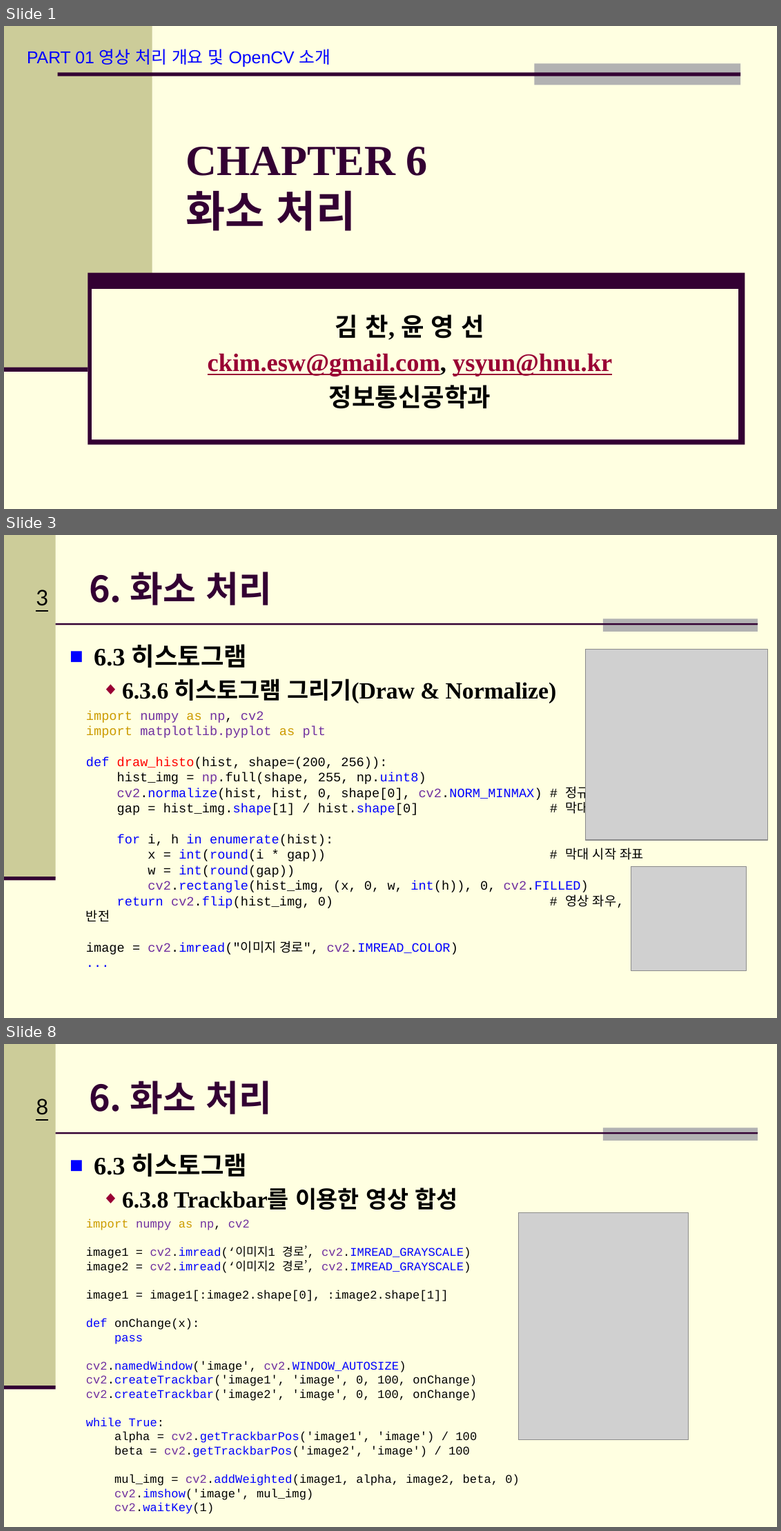
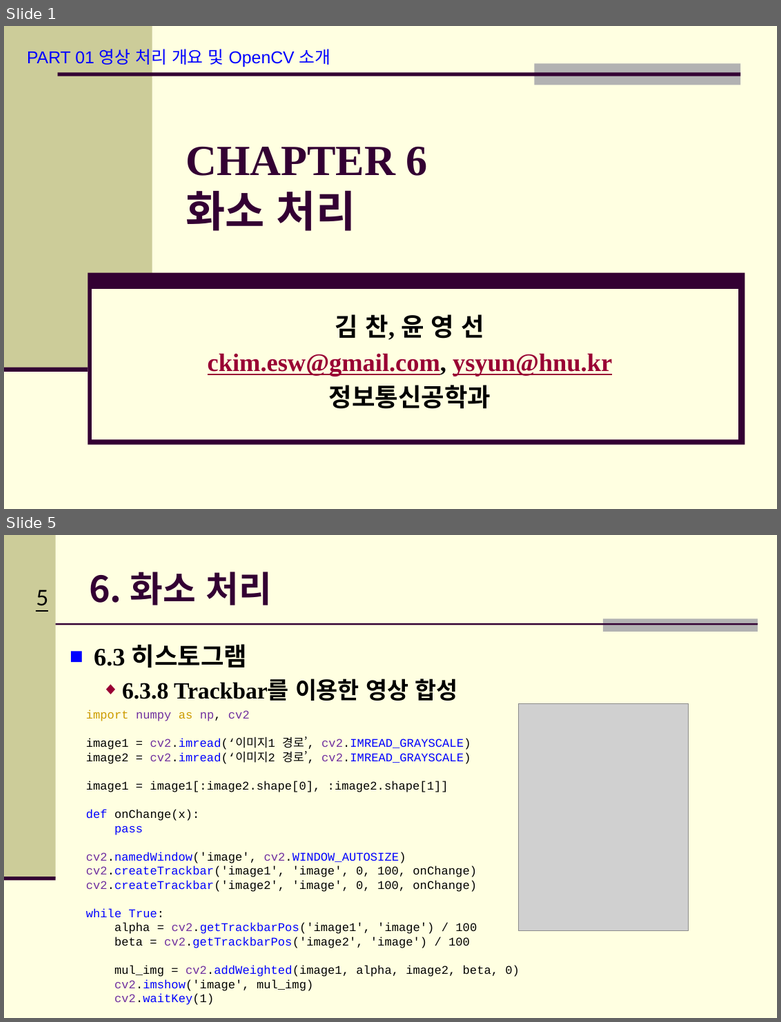
Before and after one commit to Hitbee-dev/OpenCV-Python, a slide deck: 2022-11-08/documents/CH_06 화소 처리.pptx. Shown one above the other, each under a label of ours: slides 1, 3 and 8 before the commit, slides 1 and 5 after it; the slides between them are not shown. The pictures are 781x1531 and 781x1022 pixels, drawn with LibreOffice and Linux fonts; fonts in the diff are those of the drawing; grey boxes stand for pictures; background and template pictures are left out. Boxes give left, top, right and bottom in pixels: in the first picture for what was removed or moved away, otherwise in the second. Text is boxed around its words. In the diff, an @@ line names an element or a change of style, - is before the commit and + after.

```diff
--- a/2022-11-08/documents/CH_06 화소 처리.pptx
+++ b/2022-11-08/documents/CH_06 화소 처리.pptx
@@ slide 3 removed at box(4, 535, 777, 1018), background #FFFFE1; not listed: 5 template elements that a slide beside it also shows @@
@@ title removed at box(89, 572, 272, 605) @@
-6. 화소 처리
@@ text removed at box(94, 644, 557, 703) @@
-■ 6.3 히스토그램
-  ◆ 6.3.6 히스토그램 그리기(Draw & Normalize)
@@ picture removed at box(585, 649, 768, 839) @@
@@ text removed at box(86, 711, 643, 955) @@
-import numpy as np, cv2
-import matplotlib.pyplot as plt
-def draw_histo(hist, shape=(200, 256)):
-hist_img = np.full(shape, 255, np.uint8)
-cv2.normalize(hist, hist, 0, shape[0], cv2.NORM_MINMAX) # 정규화
-gap = hist_img.shape[1] / hist.shape[0] # 막대 너비
-for i, h in enumerate(hist):
-x = int(round(i * gap)) # 막대 시작 좌표
-w = int(round(gap))
-cv2.rectangle(hist_img, (x, 0, w, int(h)), 0, cv2.FILLED)
-return cv2.flip(hist_img, 0) # 영상 좌우, 상하 반전
-image = cv2.imread("이미지 경로", cv2.IMREAD_COLOR)
-...
@@ picture removed at box(631, 866, 746, 971) @@
@@ what was slide 8 is now slide 5 @@
@@ page number at box(36, 590, 48, 606): text changed @@
-8
+5
```
Also in this commit, not shown: 2 slides changed, 3 slides added, 5 other slides removed, 5 other files.
